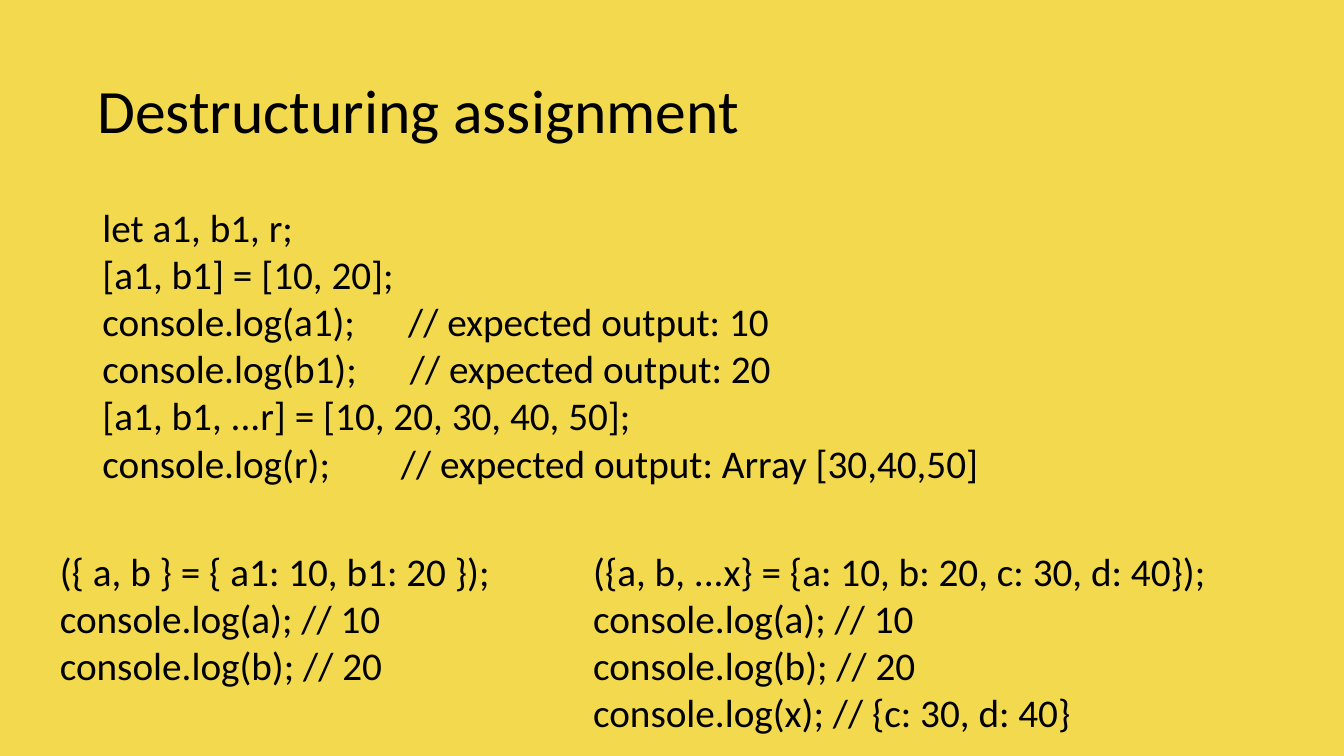
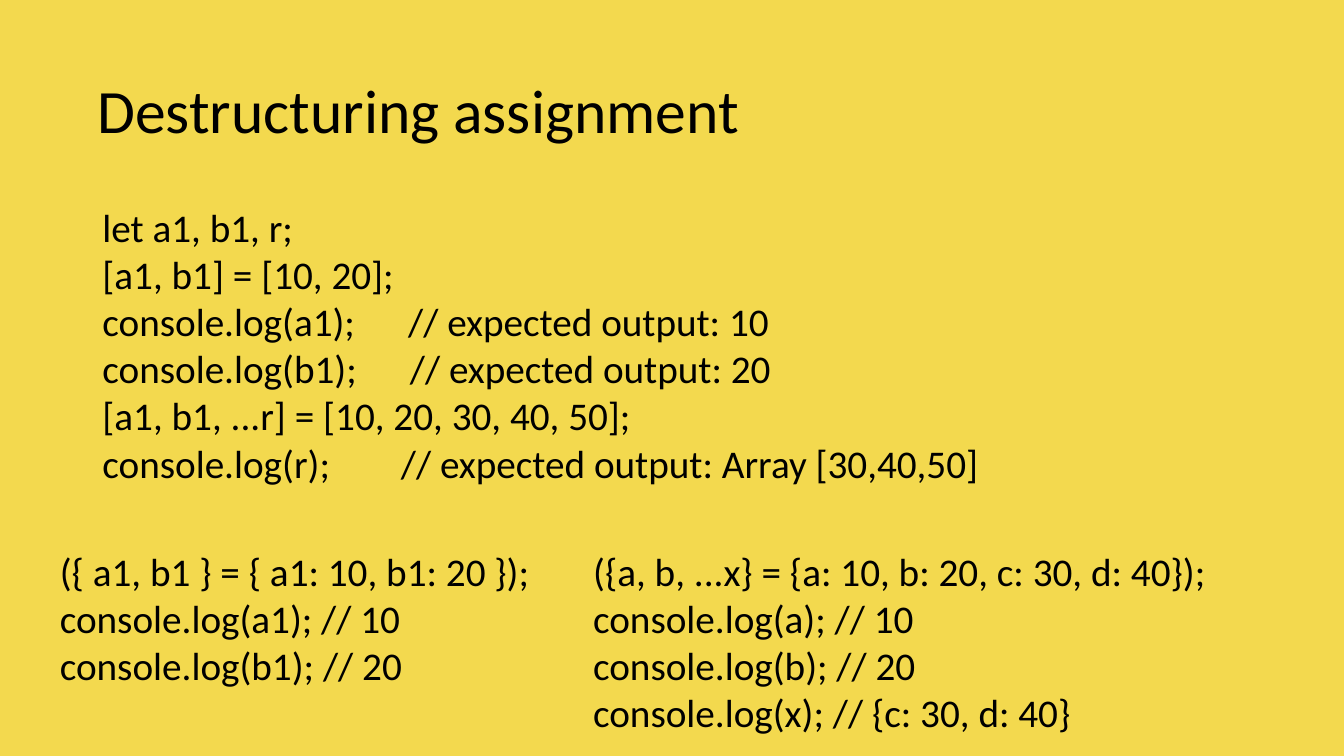
Before and after one commit to vishwanantha/javascript-101, a slide deck: slide 5 of ppt/003 - Spread Operator.pptx. Drawn at 1344x756 pixels with LibreOffice and Linux fonts; fonts in the diff are those of the drawing; background and template pictures are left out. Boxes give left, top, right and bottom in pixels: in the first picture for what was removed or moved away, otherwise in the second. Text is boxed around its words. In the diff, an @@ line names an element or a change of style, - is before the commit and + after.

```diff
--- a/ppt/003 - Spread Operator.pptx
+++ b/ppt/003 - Spread Operator.pptx
@@ text at box(60, 558, 486, 687): text changed @@
-({ a, b } = { a1: 10, b1: 20 });
-console.log(a); // 10
-console.log(b); // 20
+({ a1, b1 } = { a1: 10, b1: 20 });
+console.log(a1); // 10
+console.log(b1); // 20
```
Also in this commit, not shown: 3 other slides changed, 3 other files.
